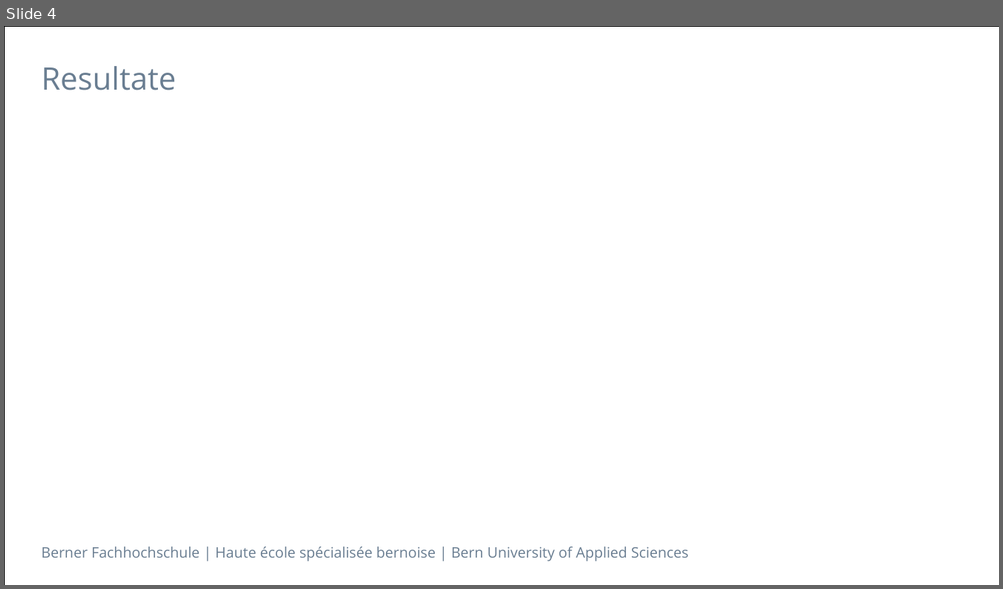
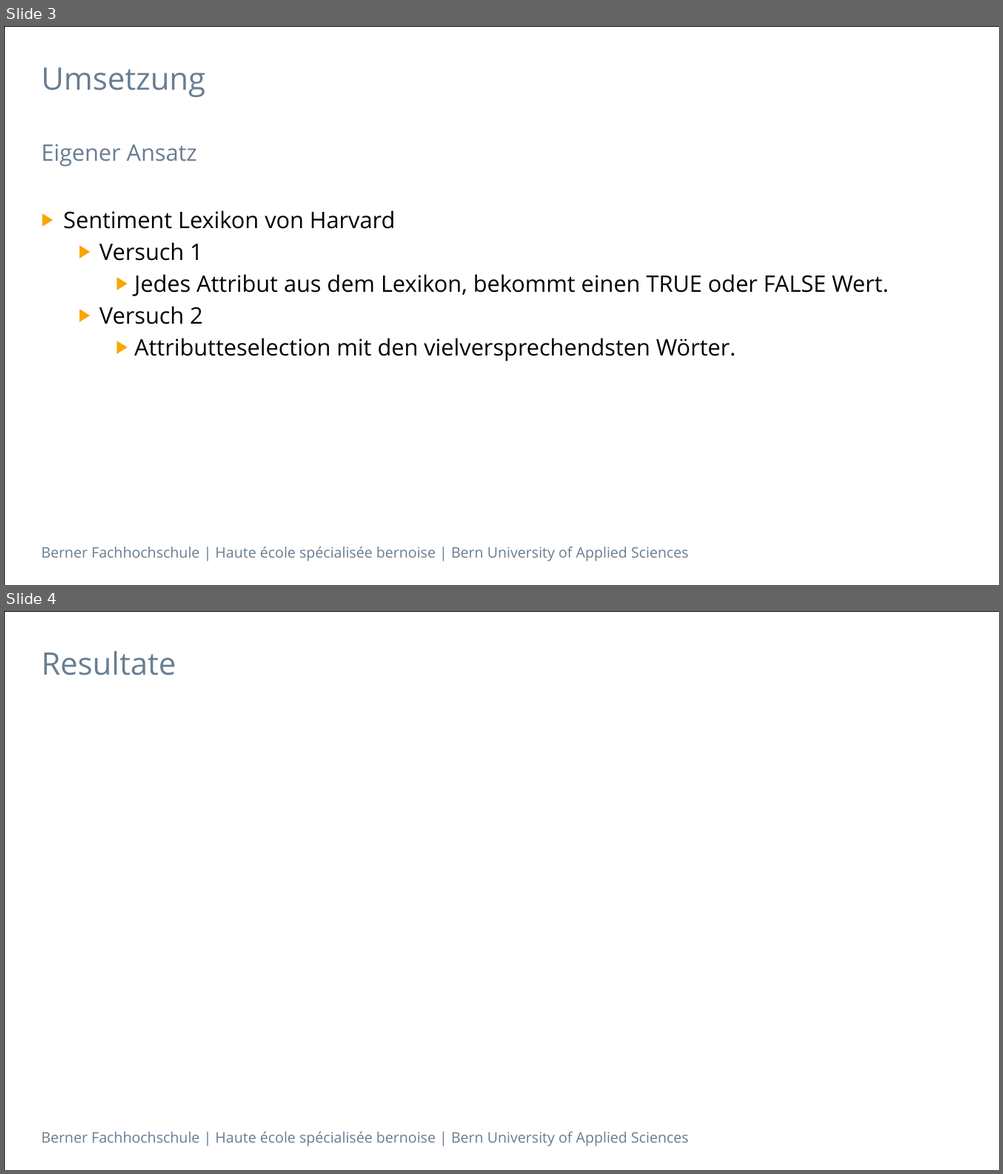
Before and after one commit to nussa2/ch.bfh.bti7535.w2017.-group-name-, a slide deck: docs/Presentation.pptx. Shown one above the other, each under a label of ours: slide 4 before the commit, slides 3 and 4 after it. The pictures are 1003x589 and 1003x1174 pixels, drawn with LibreOffice and Linux fonts; fonts in the diff are those of the drawing. Boxes give left, top, right and bottom in pixels: in the first picture for what was removed or moved away, otherwise in the second. Text is boxed around its words. In the diff, an @@ line names an element or a change of style, - is before the commit and + after.

```diff
--- a/docs/Presentation.pptx
+++ b/docs/Presentation.pptx
@@ slide 3 added at (x1=4, y1=26, x2=999, y2=585), background #FFFFFF; not listed: 2 template elements that a slide beside it also shows @@
@@ title added at (x1=41, y1=67, x2=205, y2=97), 30 pt, text #697D91 @@
+Umsetzung
@@ text added at (x1=41, y1=144, x2=197, y2=167), 22 pt, text #697D91 @@
+Eigener Ansatz
@@ text added at (x1=63, y1=210, x2=888, y2=361), 22 pt, text #000000 @@
+▶ Sentiment Lexikon von Harvard
+  ▶ Versuch 1
+    ▶ Jedes Attribut aus dem Lexikon, bekommt einen TRUE oder FALSE Wert.
+  ▶ Versuch 2
+    ▶ Attributteselection mit den vielversprechendsten Wörter.
```
Also in this commit, not shown: 1 slide changed, 1 slide removed.
